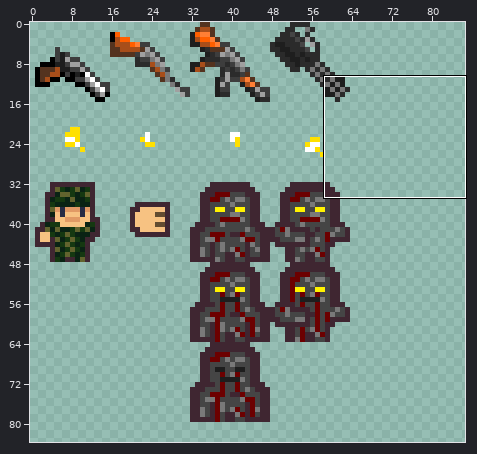
A sprite sheet gets an edit: Assets/weapons.png. The picture above shows the old version from afar; the outline marks the close-up.
Close-up. The starting point:
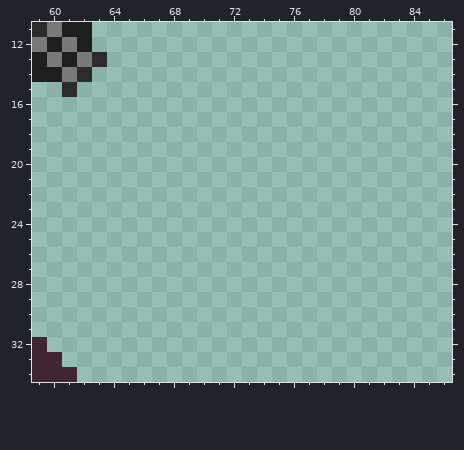
The file is 128x128 pixels. Colours within 5 levels of each other are drawn and written as one. Shown: x 59..86, y 11..34. The wide view leaves out empty margins.
And afterwards:
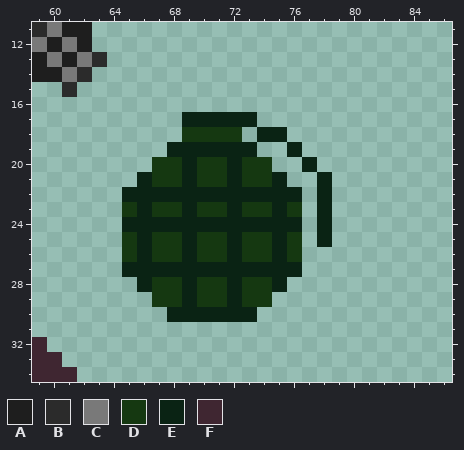
Palette (. is transparent): A #1e1e1e  B #2b2b2b  C #797979  D #153811  E #0a2314  F #3f2631
Difference:
Changed rows in their new state; - is an unchanged pixel.
first column x 65:
17 ----EEEEE-----
18 ----DDDD-EE---
19 ---EEEEEE--E--
20 --DDEDDEDD--E-
21 -EDDEDDEDDE--E
22 EEEEEEEEEEEE-E
23 DEDDEDDEDDED-E
24 EEEEEEEEEEEE-E
25 DEDDEDDEDDED-E
26 DEDDEDDEDDED--
27 EEEEEEEEEEEE--
28 -EDDEDDEDDE---
29 --DDEDDEDD----
30 ---EEEEEE-----
Boxes around the changes in both close-ups, in picture pixels (x1, y1, x2, y2):
added: (122, 112, 332, 322)
